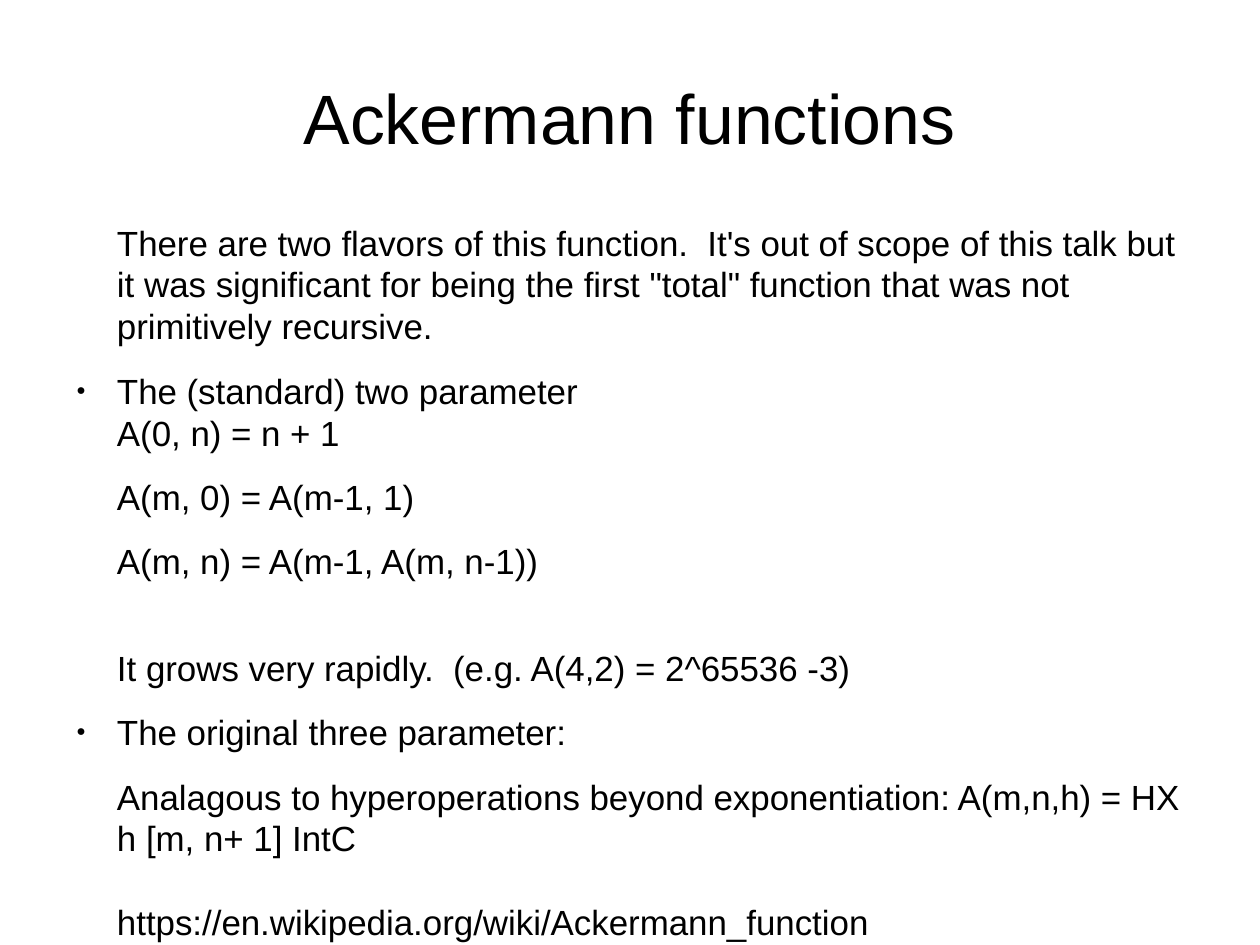
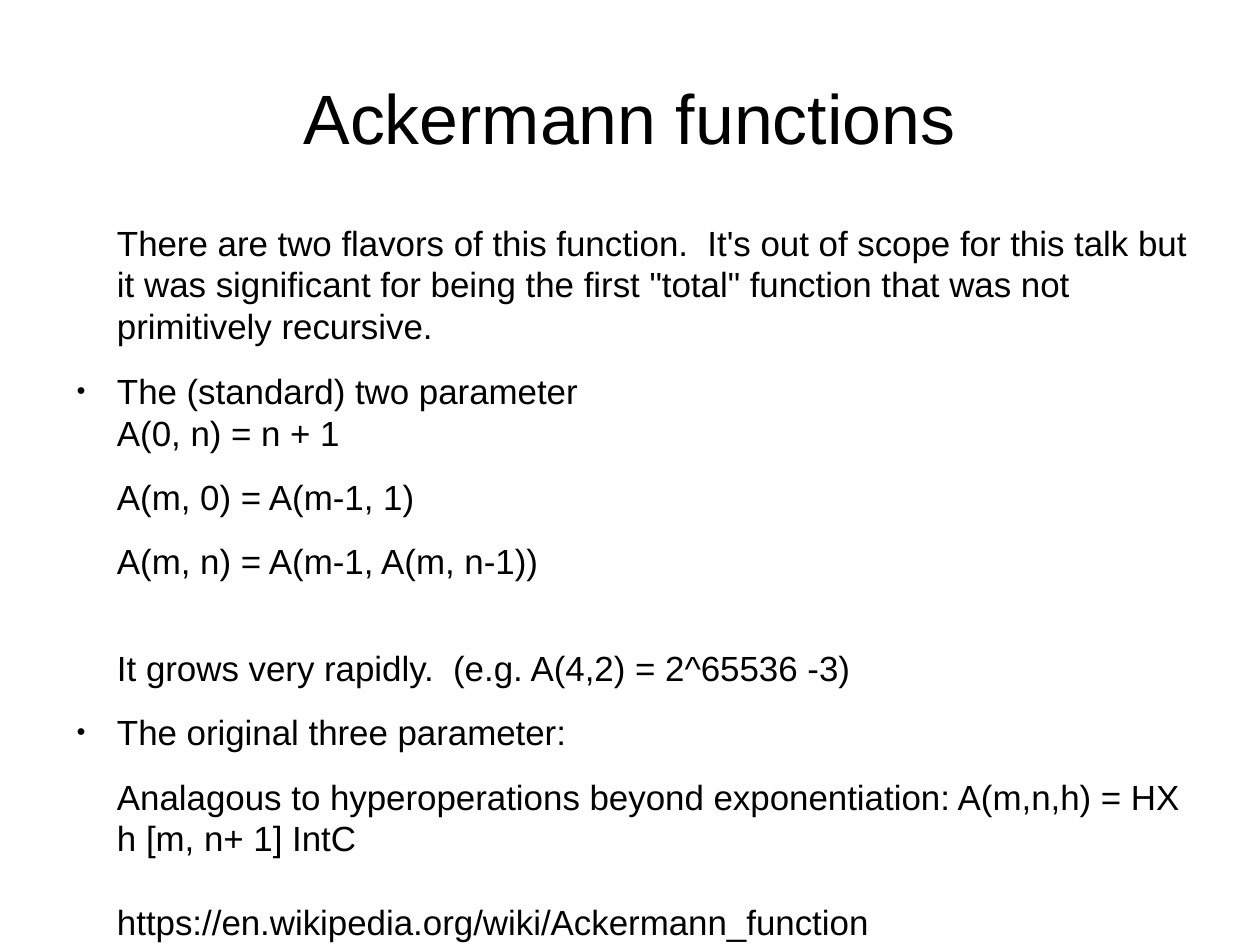
Before and after one commit to grandpascorpion/canon, a slide deck: slide 64 of goBigOrGoHome.odp (slide 61 before the commit). Drawn at 1260x945 pixels with LibreOffice and Linux fonts; fonts in the diff are those of the drawing. Boxes give left, top, right and bottom in pixels: in the first picture for what was removed or moved away, otherwise in the second. Text is boxed around its words. In the diff, an @@ line names an element or a change of style, - is before the commit and + after.

```diff
--- a/goBigOrGoHome.odp
+++ b/goBigOrGoHome.odp
@@ text at <box>117,230,1186,346</box>: text changed @@
-There are two flavors of this function. It's out of scope of this talk but it was significant for being the first "total" function that was not primitively recursive.
+There are two flavors of this function. It's out of scope for this talk but it was significant for being the first "total" function that was not primitively recursive.
```
Also in this commit, not shown: 17 other slides changed, 3 slides added.
